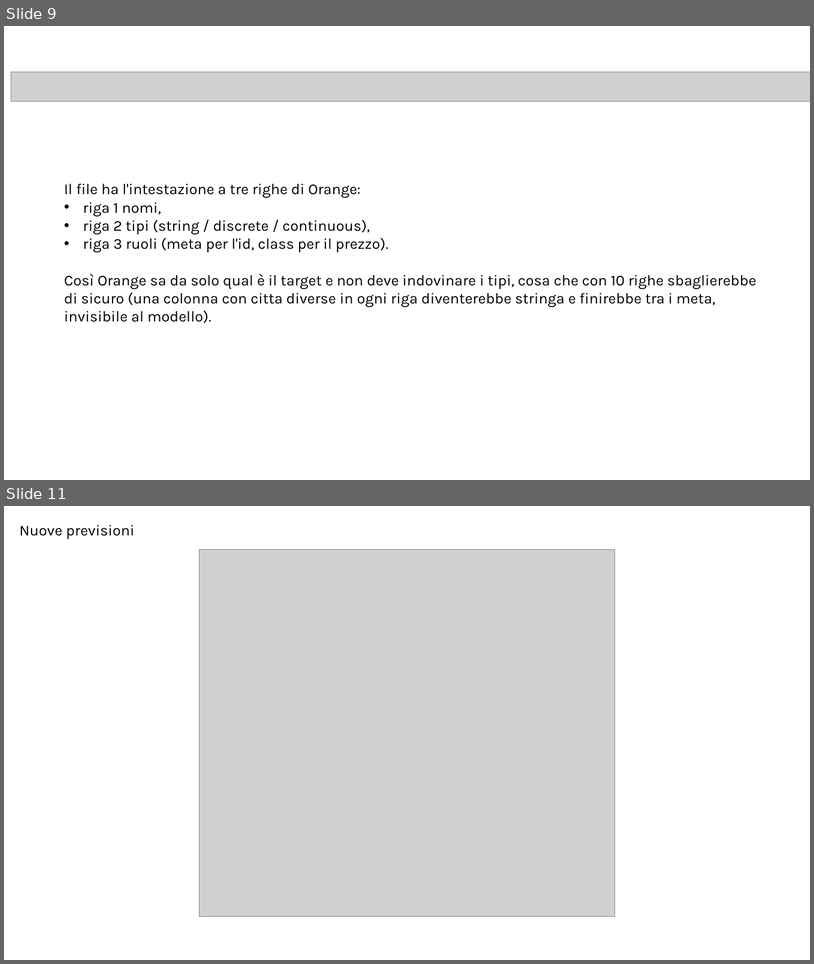
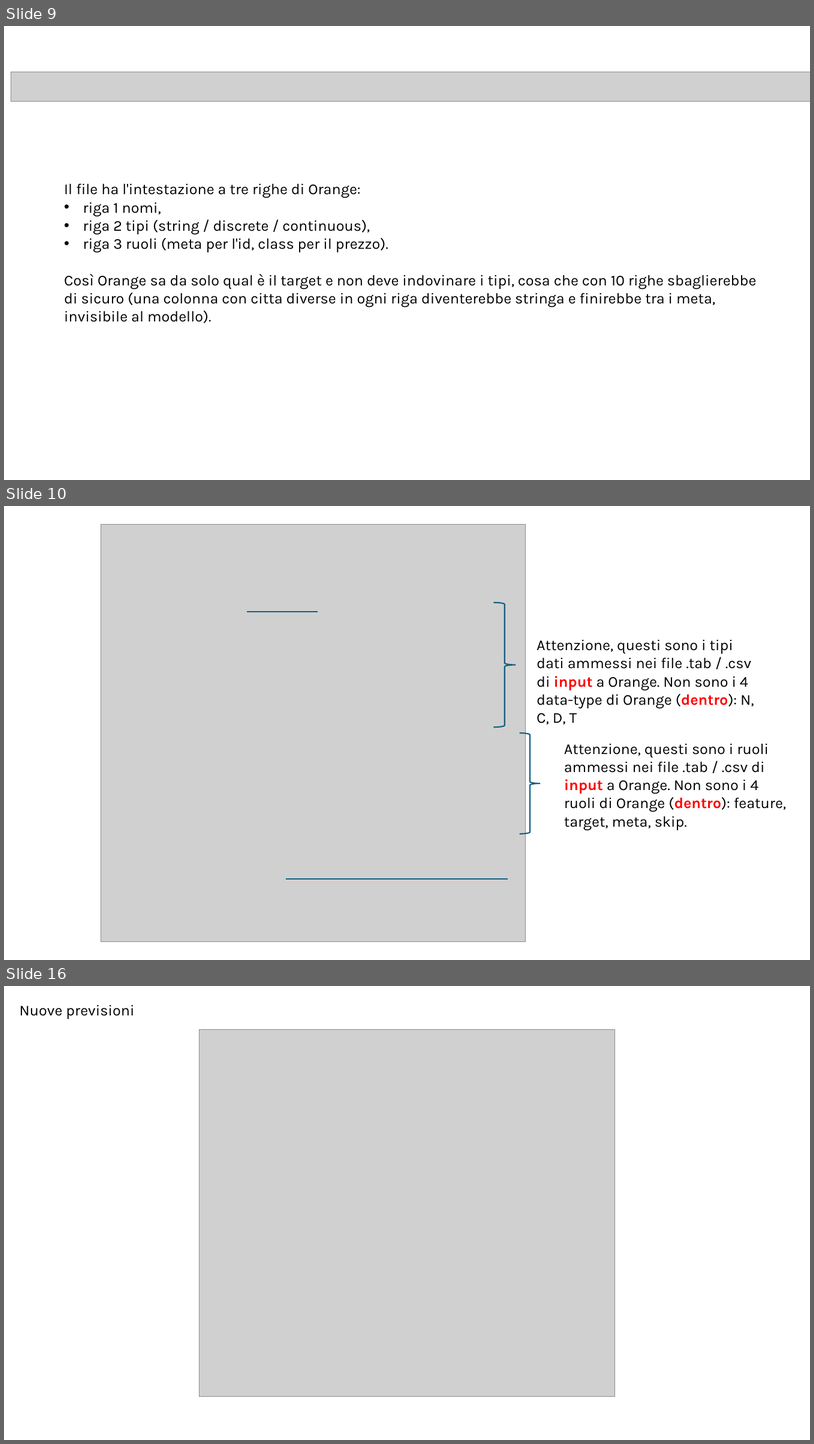
Before and after one commit to antonio-corsi/Corso-ML-Unicredit-settembre-2026, a slide deck: slide.pptx. Shown one above the other, each under a label of ours: slides 9 and 11 before the commit, slides 9, 10 and 16 after it; the slides between them are not shown. The pictures are 814x964 and 814x1444 pixels, drawn with LibreOffice and Linux fonts; fonts in the diff are those of the drawing; grey boxes stand for pictures. Boxes give left, top, right and bottom in pixels: in the first picture for what was removed or moved away, otherwise in the second. Text is boxed around its words. In the diff, an @@ line names an element or a change of style, - is before the commit and + after.

```diff
--- a/slide.pptx
+++ b/slide.pptx
@@ slide 10 added at box(4, 506, 810, 960), background #FFFFFF @@
@@ picture added at box(101, 524, 525, 941) @@
@@ line added from (247, 611) to (318, 611), #156082 1.5 pt @@
@@ right brace added at box(494, 602, 516, 727), outline #156082 1.5 pt @@
@@ text added at box(537, 639, 755, 724), 18 pt, text #000000 @@
+Attenzione, questi sono i tipi dati ammessi nei file .tab / .csv di input a Orange. Non sono i 4 data-type di Orange (dentro): N, C, D, T
@@ right brace added at box(520, 733, 540, 834), outline #156082 1.5 pt @@
@@ text added at box(564, 743, 786, 830), 18 pt, text #000000 @@
+Attenzione, questi sono i ruoli ammessi nei file .tab / .csv di input a Orange. Non sono i 4 ruoli di Orange (dentro): feature, target, meta, skip.
@@ line added from (287, 879) to (508, 879), #156082 1.5 pt @@
@@ what was slide 11 is now slide 16 @@
```
Also in this commit, not shown: 3 slides changed, 11 other slides added, 2 slides removed, 1 other file.
